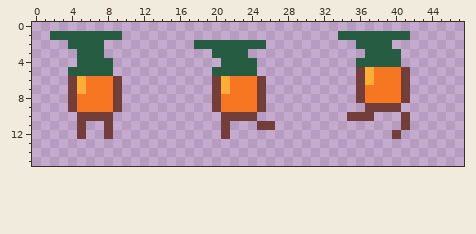
Pixel-art sprite: Assets/Sprites/radis.png. Above: the version before the commit.
The file is 48x16 pixels.
Now the later version:
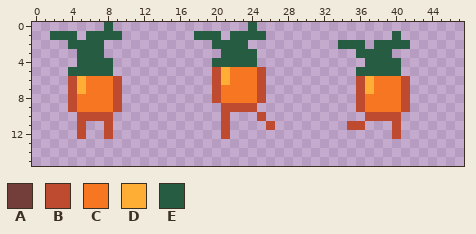
Palette (. is transparent): A #733e39  B #be4a2f  C #f77622  D #feae34  E #265c42
What changed:
y 0: x 8 . -> E; x 24 . -> E
y 1: x 5 E -> .; x 18..20 ... -> EEE; x 22..25 .... -> EEEE; x 34..39 EEEEEE -> ......; x 41 E -> .
y 2: x 18..19 EE -> ..; x 24..25 EE -> ..; x 34..35 .. -> EE; x 37 E -> .; x 40..41 .. -> EE
y 3: x 20 E -> .; x 24 . -> E; x 36 . -> E; x 40 E -> .
y 4: x 20 . -> E; x 36 E -> .
y 5: x 20..25 EEEEE. -> BDCCCB; x 36..41 ADCCCA -> EEEEE.
y 6: x 4 A -> B; x 9 A -> B; x 20 A -> B; x 25 A -> B; x 36 A -> B; x 41 A -> B
y 7: x 4 A -> B; x 9 A -> B; x 20..21 AD -> BC; x 25 A -> B; x 36..37 AC -> BD; x 41 A -> B
y 8: x 4 A -> B; x 9 A -> B; x 20 A -> B; x 25 A -> B; x 36 A -> B; x 41 A -> B
y 9: x 4 A -> B; x 9 A -> B; x 20..25 ACCCCA -> .BBBB.; x 36..41 .AAAA. -> BCCCCB
y 10: x 5..8 AAAA -> BBBB; x 21..25 AAAA. -> B...B; x 35..41 AAA...A -> ..BBBB.
y 11: x 5 A -> B; x 8 A -> B; x 21 A -> B; x 25..26 AA -> .B; x 35..36 .. -> BB; x 40..41 .A -> B.
y 12: x 5 A -> B; x 8 A -> B; x 21 A -> B; x 40 A -> B
Pixel boxes of the changes (left, top, right, bottom) in both pictures:
changed: (77, 22, 113, 40)
changed: (194, 22, 275, 139)
changed: (338, 31, 410, 139)
changed: (68, 76, 122, 139)
